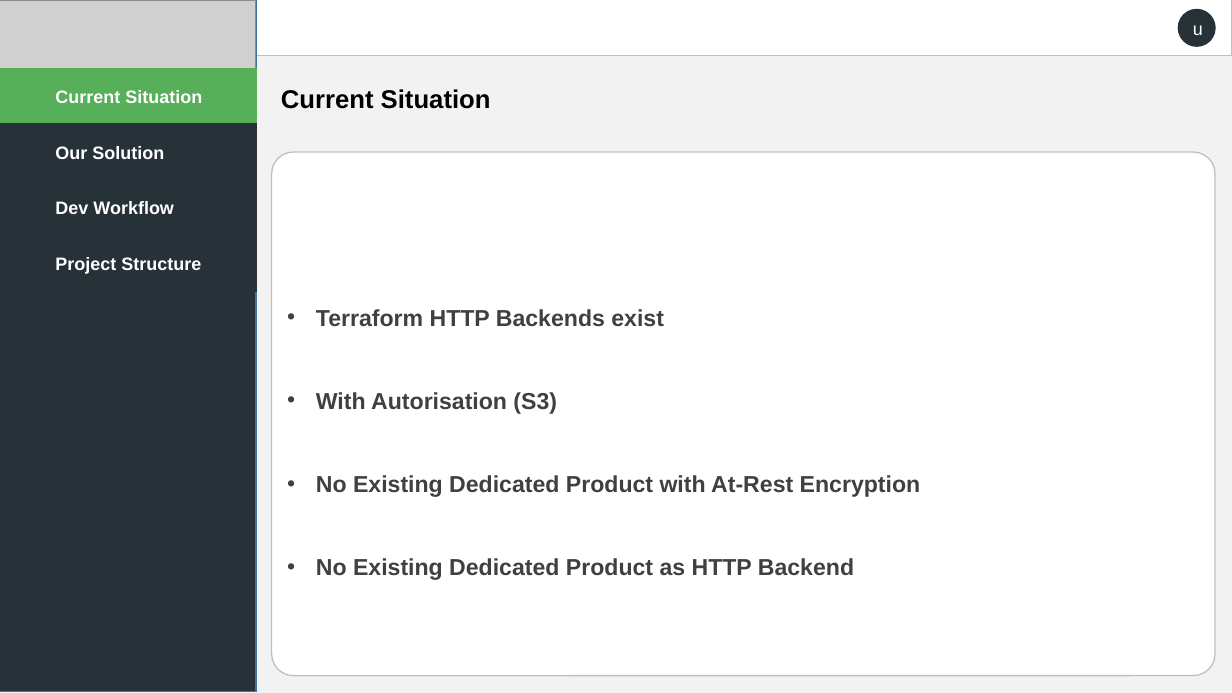
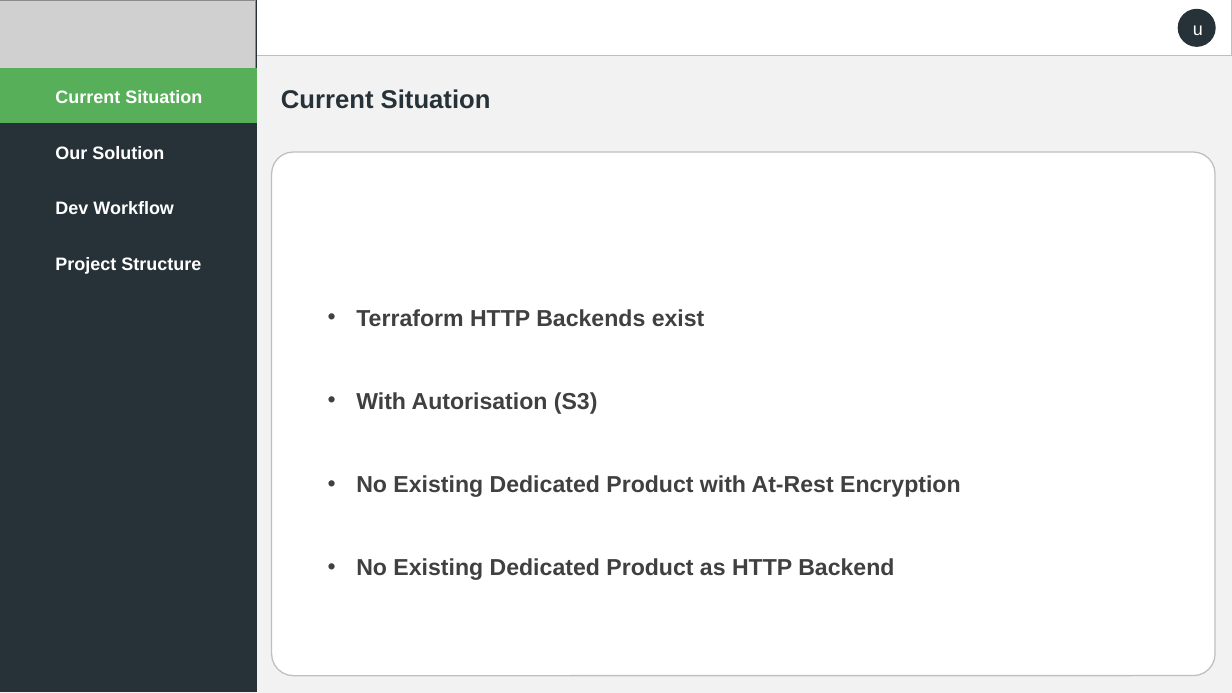
Before and after one commit to terraharbor/project-management, a slide deck: slide 2 of presentation_slides/Terraharbor_PDG_groupe04A.pptx. Drawn at 1232x693 pixels with LibreOffice and Linux fonts; fonts in the diff are those of the drawing; grey boxes stand for pictures. Boxes give left, top, right and bottom in pixels: in the first picture for what was removed or moved away, otherwise in the second. Text is boxed around its words. In the diff, an @@ line names an element or a change of style, - is before the commit and + after.

```diff
--- a/presentation_slides/Terraharbor_PDG_groupe04A.pptx
+++ b/presentation_slides/Terraharbor_PDG_groupe04A.pptx
@@ rectangle at (0, 0, 256, 691): outline #43739E 1 pt to #263238 1 pt @@
@@ text "Current Situation" at (281, 89, 491, 109): text colour #000000 to #263238 @@
@@ rounded rectangle "Terraform HTTP Backends exist" at (272, 152, 1215, 677): list level 1 to 2 in "Terraform HTTP Backends exist"; list level 1 to 2 in "With Autorisation (S3)"; list level 1 to 2 in "No Existing Dedicated Product with ..."; list level 1 to 2 in "No Existing Dedicated Product as ..." @@
```
Also in this commit, not shown: 5 other slides changed, 2 other files.
